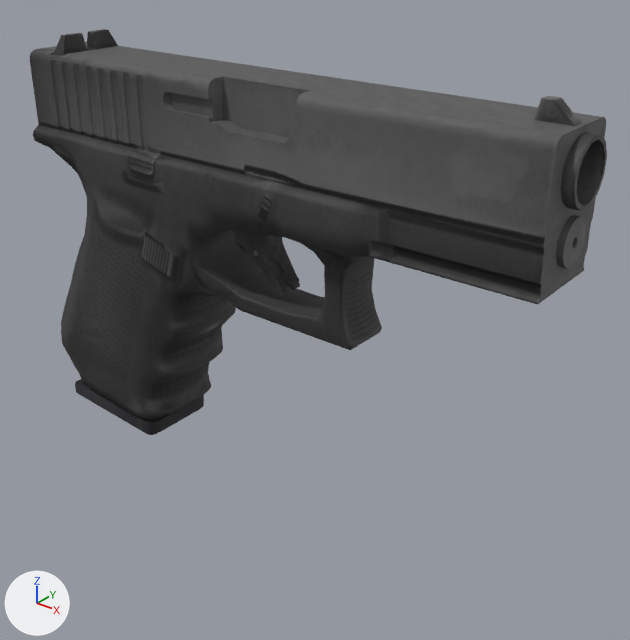
What one commit did to the OBJ model FPS/FPS/Assets/Weapons/pistol/pistol_000034.obj.
The view is the same before and after, from a camera (50 mm lens) standing at (0.665, -0.73, 0.424) and looking at (0.008, 0.092, -0.086). The axes (+X, +Y, +Z) are drawn at lower left. The lights are the same throughout. Where no turn or scale is listed for an object, it has been applied to the vertices.
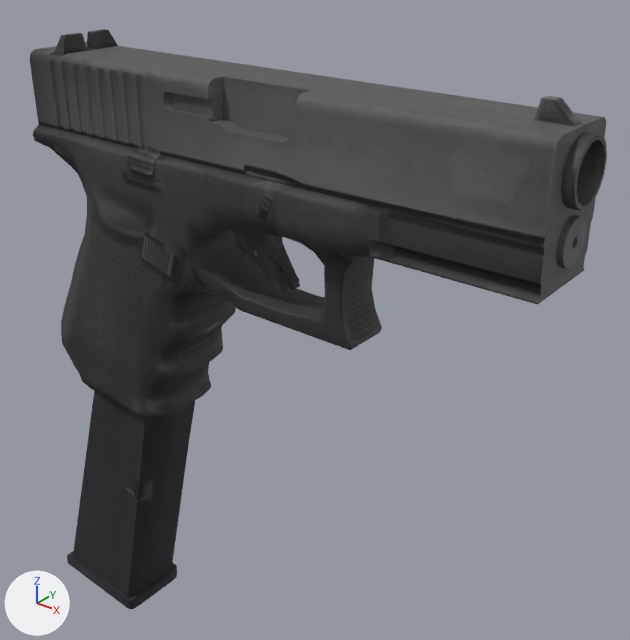
The newer file is also rescaled (x0.829), turned or shifted as a whole; pictures and numbers use the older file's frame.

What differs and where, as boxes (x1, y1, x2, y2) in the pictures (630 x 640 px):
'Object003', mesh moved
    before: (75, 379, 204, 435)
    after: (67, 391, 195, 609)

Patch to the scene script:
```diff
--- a/FPS/FPS/Assets/Weapons/pistol/pistol_000034.obj.py
+++ b/FPS/FPS/Assets/Weapons/pistol/pistol_000034.obj.py
@@ me_object003 @@
 me_object003.from_pydata(...)  # 114 vertices, 122 faces; spans x -0.34..-0.072, y -0.057..0.053, z -0.268..0.145
 # used by ob_object003; location = (0.0, 0.0, 0.0)
+# me_object003 part 1: the whole mesh is moved by (-0.097, 0.0, -0.387)
 me_object003.materials.append(mat_material)
```
